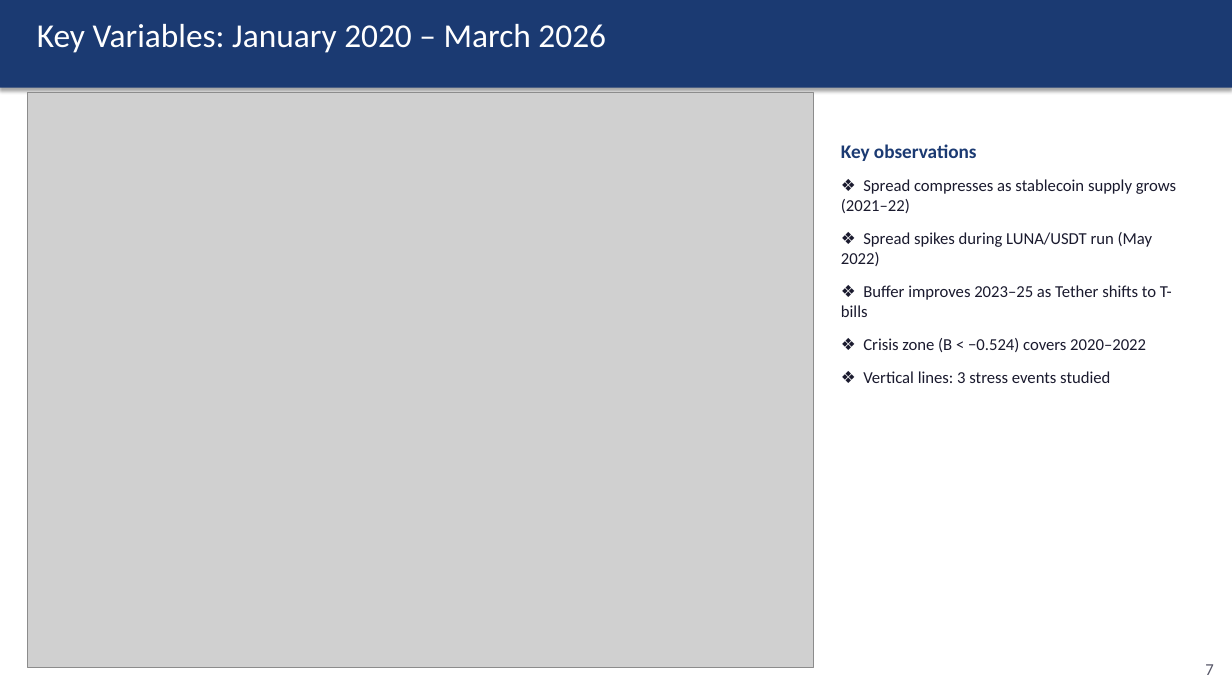
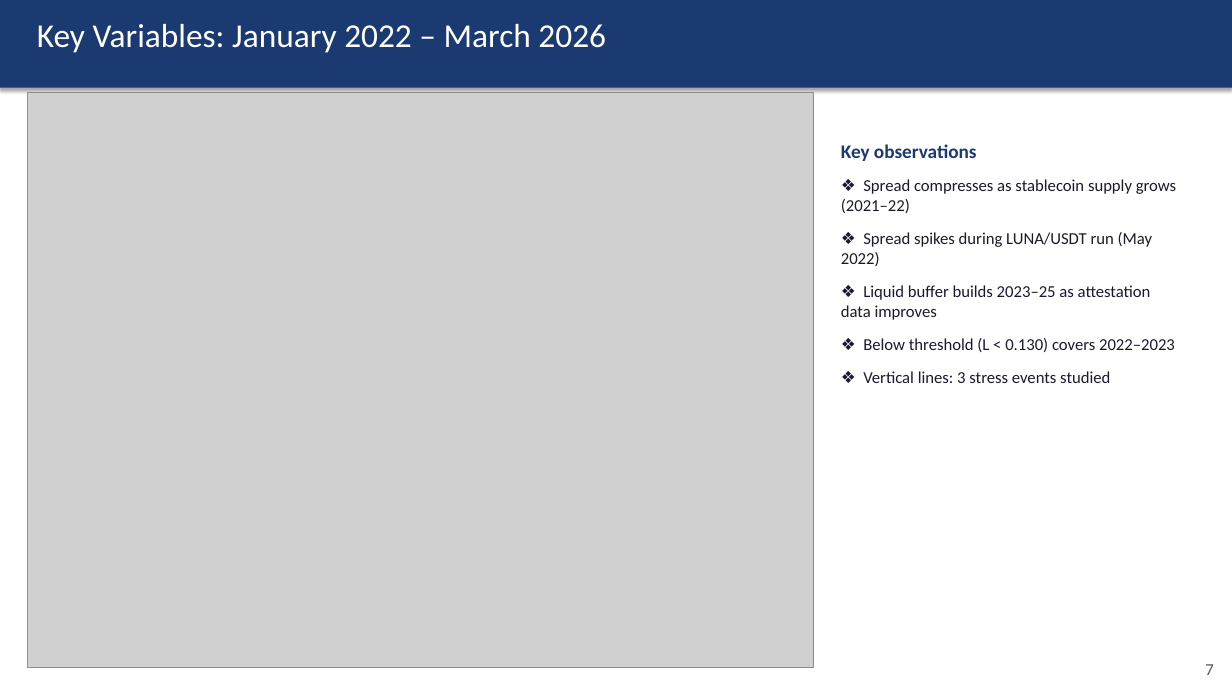
Before and after one commit to kimmireu0921/Stablecoins-and-the-Exorbitant-Privilege, a slide deck: slide 7 of 0512_Stablecoins_Presentation.pptx. Drawn at 1232x693 pixels with LibreOffice and Linux fonts; fonts in the diff are those of the drawing; grey boxes stand for pictures. Boxes give left, top, right and bottom in pixels: in the first picture for what was removed or moved away, otherwise in the second. Text is boxed around its words. In the diff, an @@ line names an element or a change of style, - is before the commit and + after.

```diff
--- a/0512_Stablecoins_Presentation.pptx
+++ b/0512_Stablecoins_Presentation.pptx
@@ text at <box>37,24,606,53</box>: text changed @@
-Key Variables: January 2020 – March 2026
+Key Variables: January 2022 – March 2026
@@ text at <box>841,285,1175,352</box>: text changed @@
-❖ Buffer improves 2023–25 as Tether shifts to T-bills
-❖ Crisis zone (B < −0.524) covers 2020–2022
+❖ Liquid buffer builds 2023–25 as attestation data improves
+❖ Below threshold (L < 0.130) covers 2022–2023
```
Also in this commit, not shown: 6 other slides changed, 9 other files.
